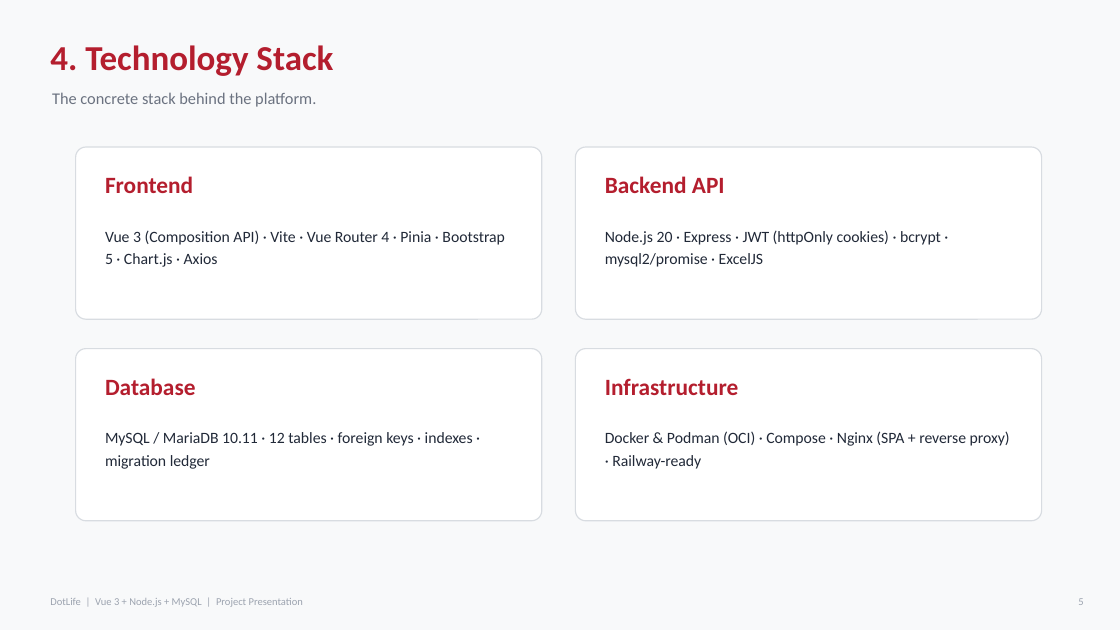
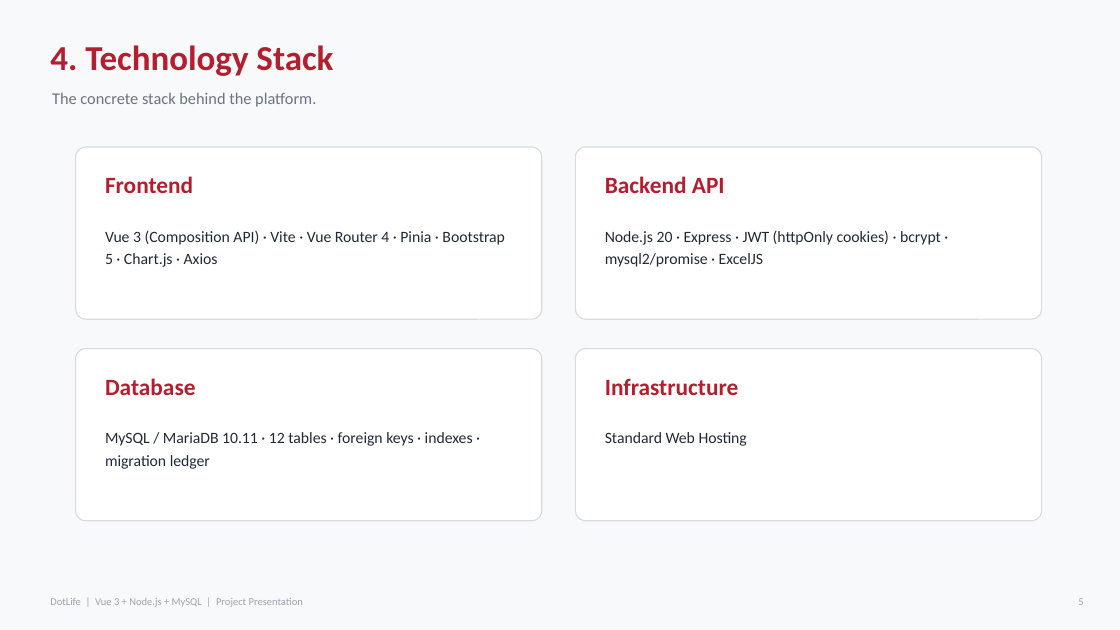
Before and after one commit to 0x0prateek/Blood-Donation-Camp-System, a slide deck: slide 5 of docs/DotLife_Presentation.pptx. Drawn at 1120x630 pixels with LibreOffice and Linux fonts; fonts in the diff are those of the drawing. Boxes give left, top, right and bottom in pixels: in the first picture for what was removed or moved away, otherwise in the second. Text is boxed around its words. In the diff, an @@ line names an element or a change of style, - is before the commit and + after.

```diff
--- a/docs/DotLife_Presentation.pptx
+++ b/docs/DotLife_Presentation.pptx
@@ text at box(605, 432, 747, 446): text changed @@
-Docker & Podman (OCI) · Compose · Nginx (SPA + reverse proxy) · Railway-ready
+Standard Web Hosting
```
Also in this commit, not shown: 6 other slides changed.
